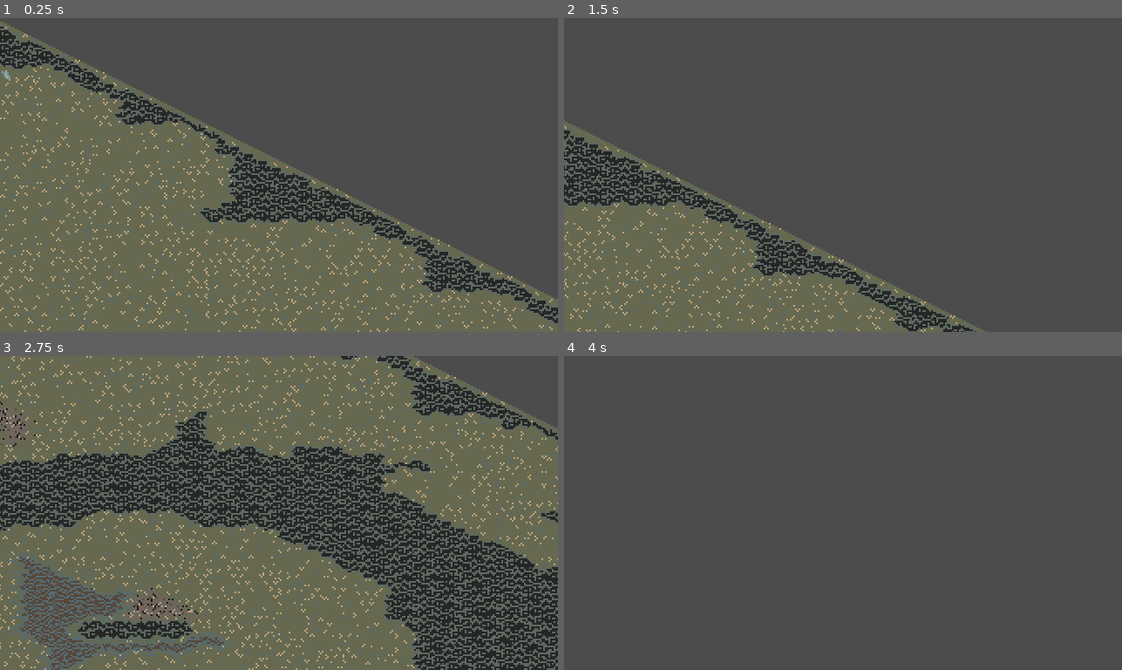
Above: before the commit, frames 1-4 (two rows, left to right).
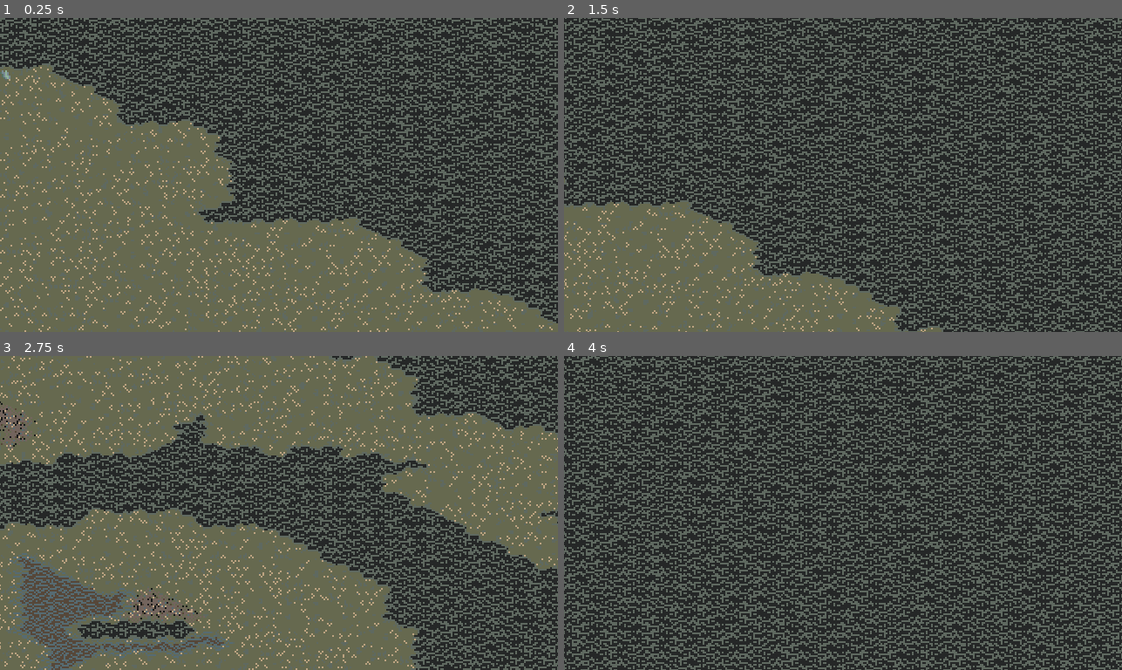
Above: after the commit, the same moments.

Repository: SimonasLetukas/low-age-prototype-godot
Game: Godot game, scene res://Client/Game.tscn
The game is run twice, just before and just after one commit, with the same random seed, the same clock (stepped at 60 frames per second) and the same inputs.
Inputs (mouse positions are in pixels of both pictures, inside the frame that each line leads up to):
- Up to frame 1 (0.25 s): no input
- Up to frame 2 (1.5 s): tap Enter at 0.5 s; move the mouse to (965, 159) at 0.52 s; press the mouse at (965, 159) at 0.53 s; hold Right (ui_right) 0.53-1.28 s; tap Space at 1.25 s; move the mouse to (731, 190) at 1.27 s; release the mouse at (731, 190) at 1.28 s; hold Down (ui_down) from 1.28 s (still down); click (731, 190) at 1.35 s
- Up to frame 3 (2.75 s): move the mouse to (334, 443) at 2.02 s; release Down (ui_down) at 2.03 s; press the mouse at (334, 443) at 2.03 s; hold Right (ui_right) from 2.03 s (still down)
- Up to frame 4 (4 s): tap Enter at 2.75 s; move the mouse to (815, 575) at 2.77 s; release Right (ui_right) at 2.78 s; release the mouse at (815, 575) at 2.78 s; hold Up (ui_up) 2.78-3.53 s; click (815, 575) at 2.85 s; move the mouse to (1010, 560) at 3.52 s; press the mouse at (1010, 560) at 3.53 s; hold Left (ui_left) from 3.53 s (still down)

The runs differ from the first frame. In frame 1, 49% of the frame differs, in the area x 0-100%, y 0-98%; in frame 2, 77%; in frame 3, 15%; in frame 4, 100%, in the area x 0-100%, y 0-100%.

Commit message:
Added mountain generation outside of map area

Diff:
--- a/Client/Maps/MapCreator.gd
+++ b/Client/Maps/MapCreator.gd
@@ -99,7 +99,13 @@
 
 	image.unlock()
 
+	var mountains_fill_offset: int = 100
+	for y in range(mountains_fill_offset * -1, map_size.y + mountains_fill_offset):
+		for x in range(mountains_fill_offset * -1, map_size.x + mountains_fill_offset):
+			if x < 0 or x >= map_size.x or y < 0 or y >= map_size.y:
+				tilemap_mountains_layer.set_cell(x, y, tilemap_mountains_index)
+
 	tilemap_grass_celestium_layer.update_bitmask_region(Vector2(0, 0), Vector2(map_size.x, map_size.y))
 	tilemap_scraps_layer.update_bitmask_region(Vector2(0, 0), Vector2(map_size.x, map_size.y))
 	tilemap_marsh_layer.update_bitmask_region(Vector2(0, 0), Vector2(map_size.x, map_size.y))
-	tilemap_mountains_layer.update_bitmask_region(Vector2(0, 0), Vector2(map_size.x, map_size.y))
+	tilemap_mountains_layer.update_bitmask_region(Vector2(mountains_fill_offset * -1, mountains_fill_offset * -1), Vector2(map_size.x + mountains_fill_offset, map_size.y + mountains_fill_offset))
